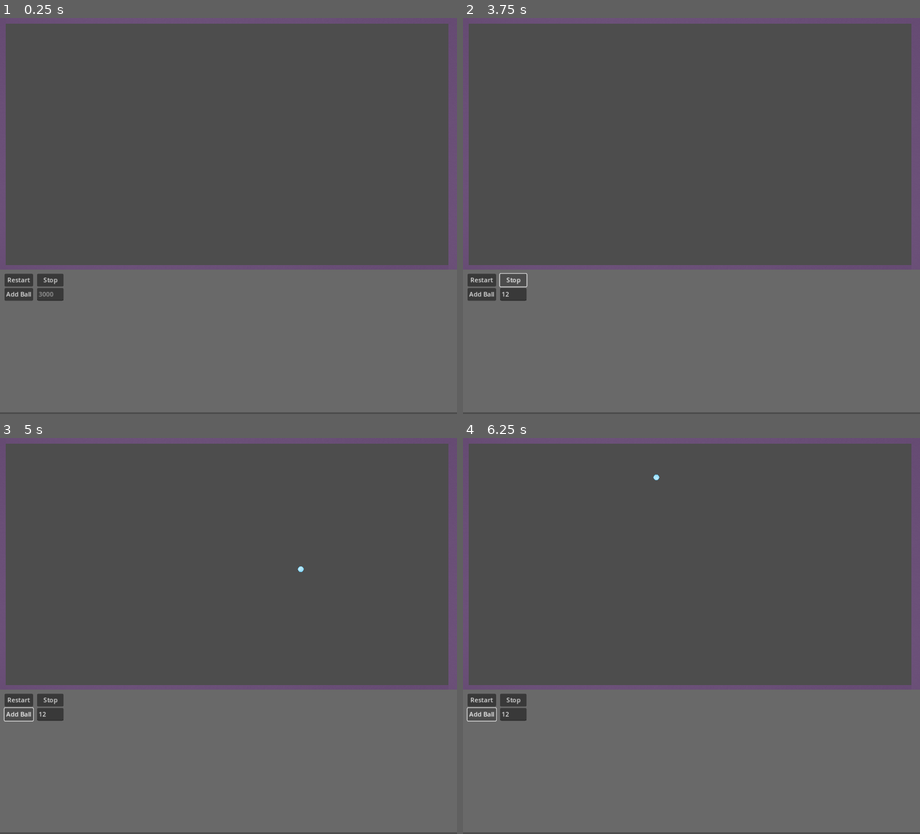
Above: before the commit, frames 1-4 (two rows, left to right).
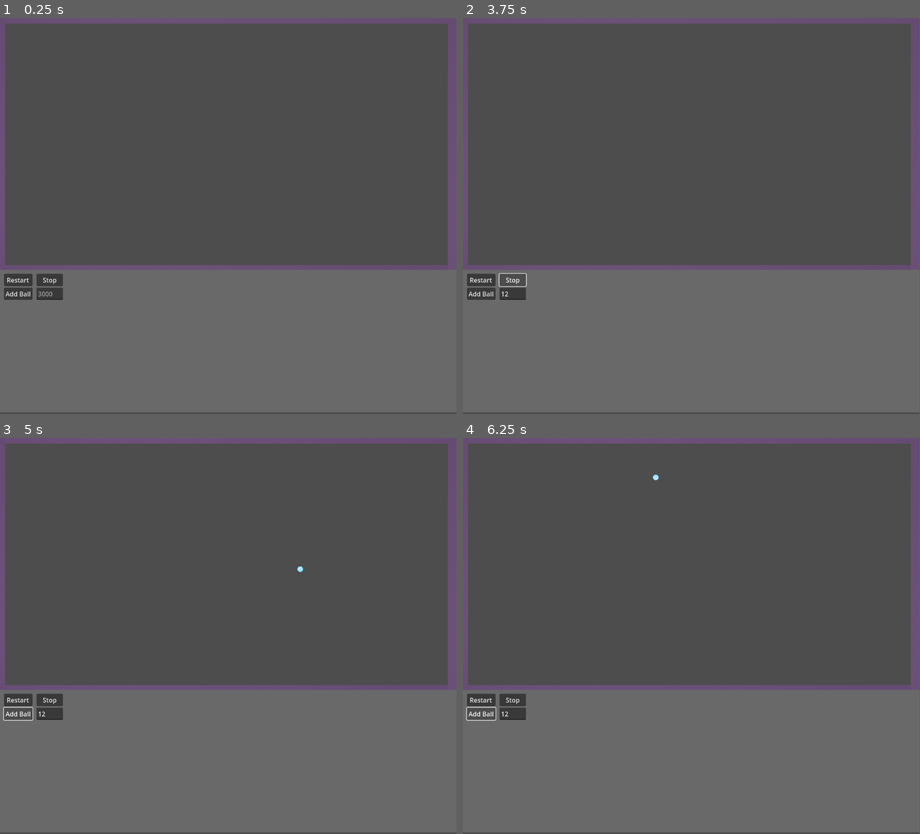
Above: after the commit, the same moments.

Repository: slinkp/godot-bounce-1
Game: Godot game, scene res://main.tscn
The game is run twice, just before and just after one commit, with the same random seed, the same clock (stepped at 60 frames per second) and the same inputs.
Inputs (mouse positions are in pixels of both pictures, inside the frame that each line leads up to):
- Up to frame 1 (0.25 s): no input
- Up to frame 2 (3.75 s): click (513, 295) at 0.52 s; type "12" at 0.6 s; click "Restart" at 1.25 s; click "Restart" at 2 s; click "Restart" at 2.75 s; click "Stop" at 3.5 s
- Up to frame 3 (5 s): click "Add Ball" at 4.25 s
- Up to frame 4 (6.25 s): click "Stop" at 5 s; click "Add Ball" at 5.75 s
In our replay, the window is 800x694 before the commit and 799x694 after it. These sizes can differ from the game's own. Grey fills any space a smaller window leaves; there, only what the larger window draws over its background counts as a difference.

The runs differ from the first frame. In frame 1, 0.5% of the frame differs, in the area x 0-100%, y 0-100%; in frame 2, 0.5%; in frame 3, 0.5%; in frame 4, 0.5%.

Commit message:
Not sure when this was removed or what it did

Diff:
--- a/project.godot
+++ b/project.godot
@@ -18,7 +18,6 @@
 [display]
 
 window/size/viewport_height=1000
-window/stretch/mode="canvas_items"
 
 [physics]
 
